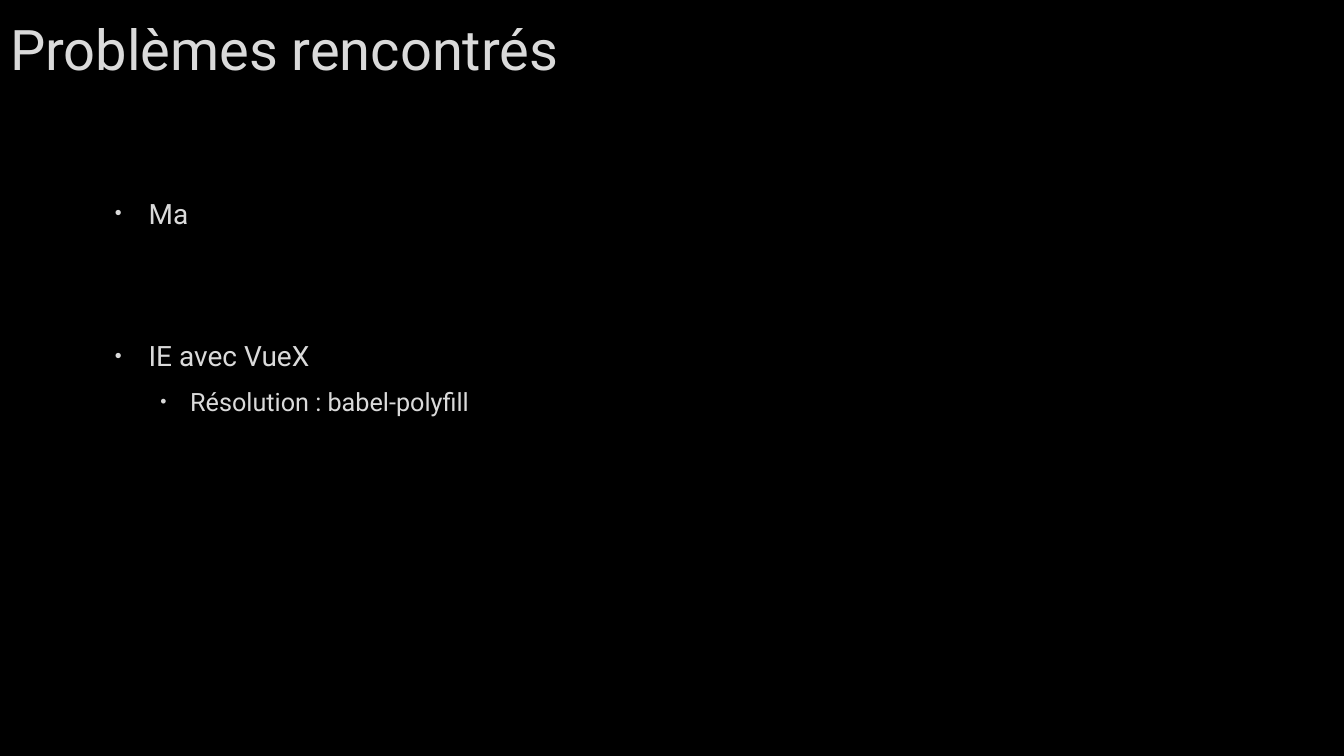
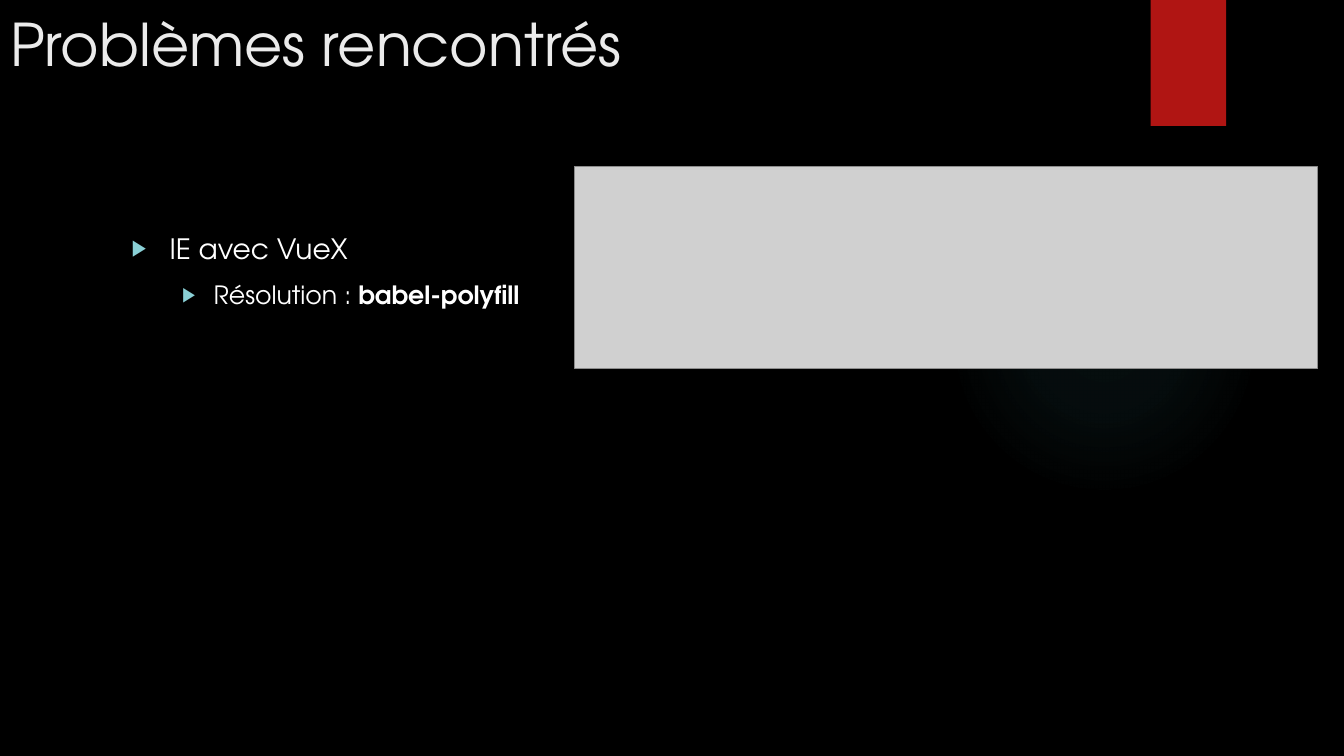
Before and after one commit to mbonjour/Shoot4Stats, a slide deck: slide 10 of Documentation/Défense/Shoot4stats.pptx (slide 9 before the commit). Drawn at 1344x756 pixels with LibreOffice and Linux fonts; fonts in the diff are those of the drawing; grey boxes stand for pictures; background and template pictures are left out. Boxes give left, top, right and bottom in pixels: in the first picture for what was removed or moved away, otherwise in the second. Text is boxed around its words. In the diff, an @@ line names an element or a change of style, - is before the commit and + after.

```diff
--- a/Documentation/Défense/Shoot4stats.pptx
+++ b/Documentation/Défense/Shoot4stats.pptx
@@ title "Problèmes rencontrés" at bbox=[10, 21, 621, 67]: size 40 to 42 pt, font Roboto to TeX Gyre Adventor, text colour #DADADA to #EBEBEB, letter outline #404040 0.75 pt to none; vertical alignment middle to top @@
@@ rectangle added at bbox=[1150, 0, 1226, 126], fill #B01513 @@
@@ picture added at bbox=[575, 167, 1319, 369] @@
@@ text at bbox=[149, 204, 189, 225]: paragraph removed @@
-• Ma
@@ ellipse added at bbox=[949, 185, 1259, 495], fill gradient #50B9C1 @@
@@ text "IE avec VueX": place and size @@
-text "IE avec VueX" at bbox=[149, 204, 469, 417]
+text "IE avec VueX" at bbox=[170, 238, 519, 309]
@@ text "IE avec VueX" at bbox=[170, 238, 519, 309]: font Roboto to TeX Gyre Adventor, text colour #DADADA to #FFFFFF, letter outline #404040 0.75 pt to none; bold on in "babel-polyfill"; bullet • to ▶; bullet colour #DADADA to #8AD0D6 @@
```
Also in this commit, not shown: 9 other slides changed, 3 slides added, 1 slide removed.
